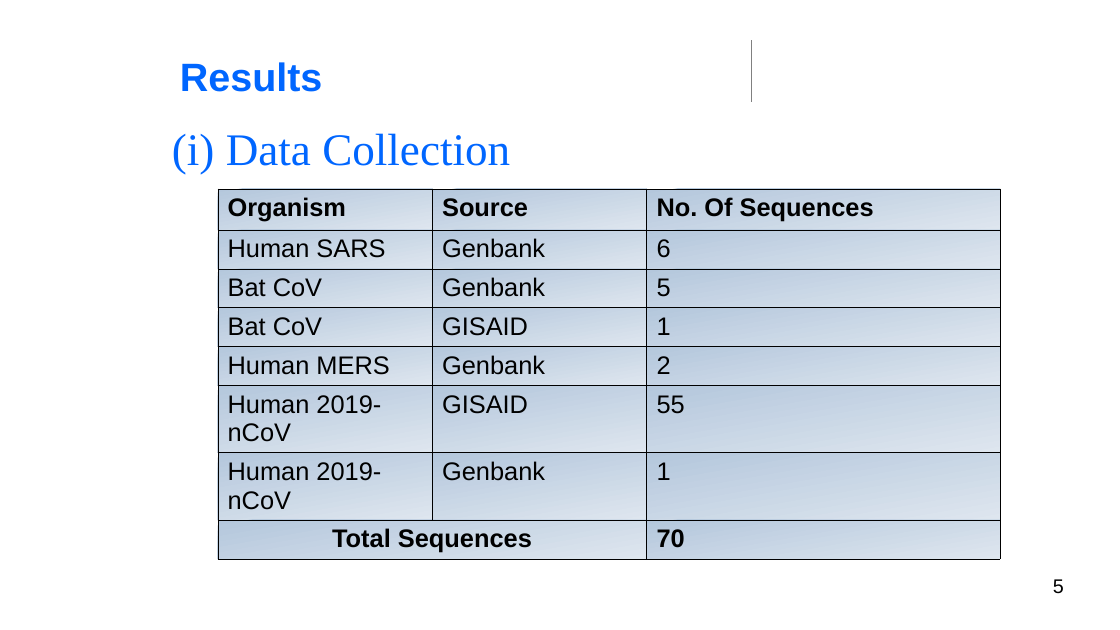
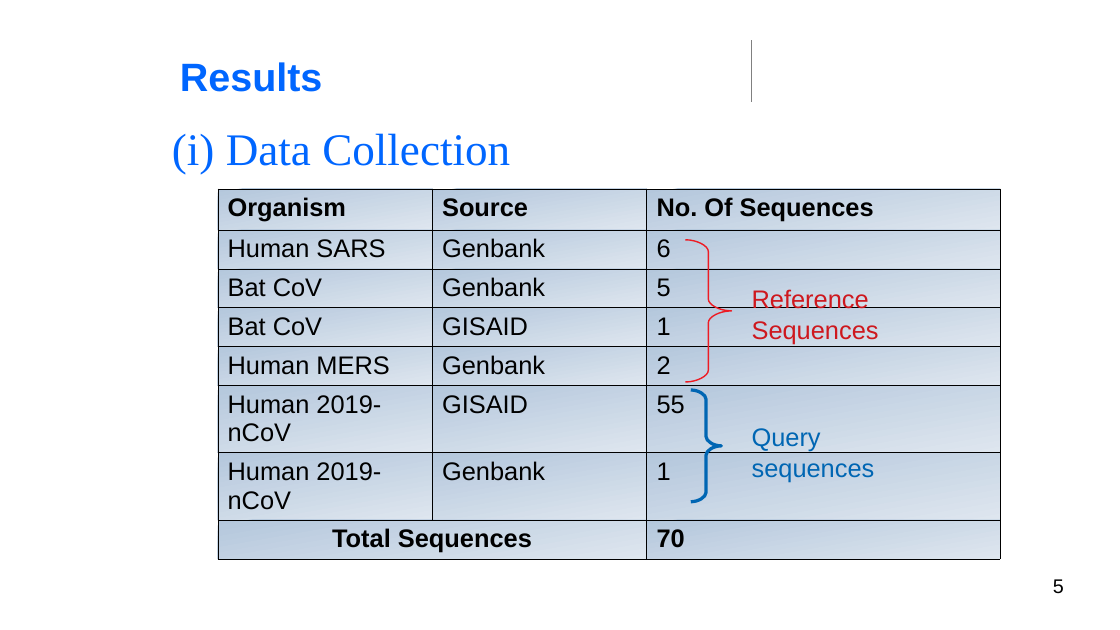
Before and after one commit to BryanAbuchery/Group_Project, a slide deck: slide 5 of Group_presentation.odp. Drawn at 1120x630 pixels with LibreOffice and Linux fonts; fonts in the diff are those of the drawing; background and template pictures are left out. Boxes give left, top, right and bottom in pixels: in the first picture for what was removed or moved away, otherwise in the second. Text is boxed around its words. In the diff, an @@ line names an element or a change of style, - is before the commit and + after.

Commit message:
Added query and reference seq

```diff
--- a/Group_presentation.odp
+++ b/Group_presentation.odp
@@ freeform shape added at (686, 240, 732, 382), outline #ED1C24 0.99 pt @@
@@ text added at (752, 289, 879, 344), 18 pt, text #CE181E @@
+Reference Sequences
@@ freeform shape added at (691, 390, 722, 502), outline #0066B3 2.3 pt @@
@@ text added at (752, 428, 875, 482), 18 pt, text #0066B3 @@
+Query sequences
```
Also in this commit, not shown: 4 other slides changed.
